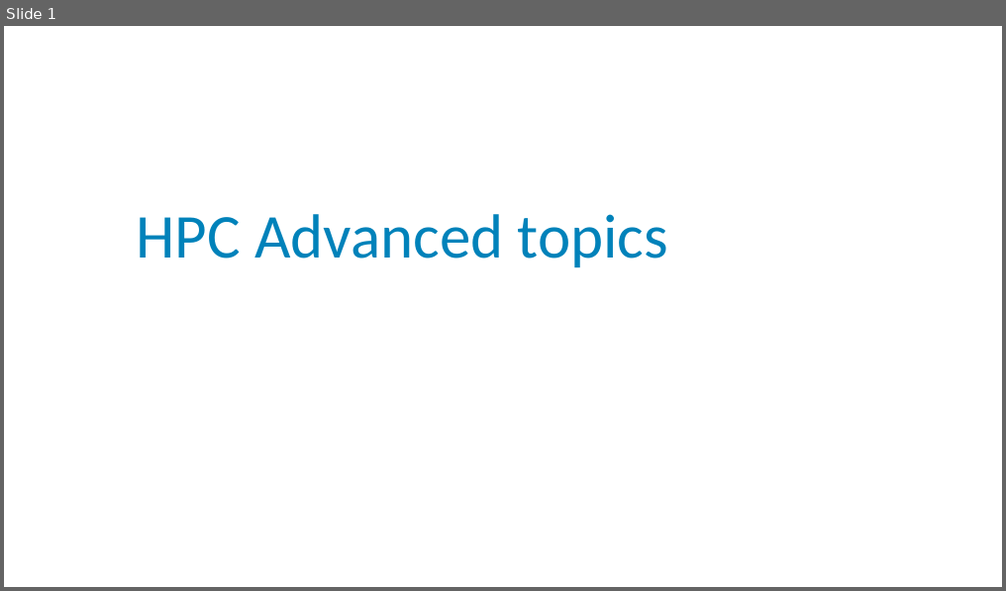
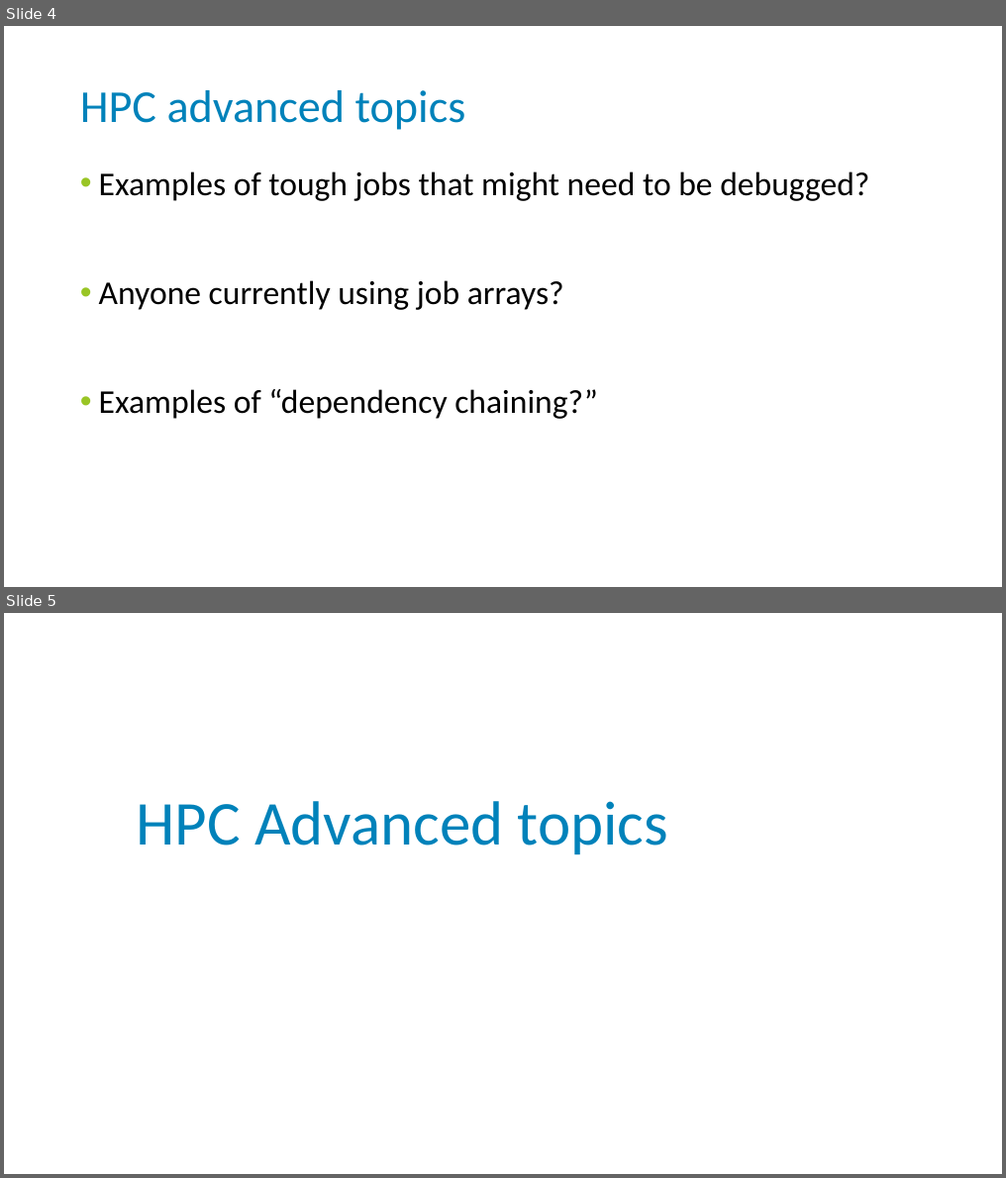
Before and after one commit to njdbickhart/HPCVEnvTutorial, a slide deck: virtualenv_snakemake_tutorial_2023_06_15.pptx. Shown one above the other, each under a label of ours: slide 1 before the commit, slides 4 and 5 after it. The pictures are 1006x591 and 1006x1178 pixels, drawn with LibreOffice and Linux fonts; fonts in the diff are those of the drawing; background and template pictures are left out. Boxes give left, top, right and bottom in pixels: in the first picture for what was removed or moved away, otherwise in the second. Text is boxed around its words. In the diff, an @@ line names an element or a change of style, - is before the commit and + after.

```diff
--- a/virtualenv_snakemake_tutorial_2023_06_15.pptx
+++ b/virtualenv_snakemake_tutorial_2023_06_15.pptx
@@ slide 4 added at [4,26,1002,587], background #FFFFFF @@
@@ title added at [80,90,466,130], 44 pt, text #0082BA @@
+HPC advanced topics
@@ text added at [99,172,869,419], 32 pt, text #000000 @@
+• Examples of tough jobs that might need to be debugged?
+• Anyone currently using job arrays?
+• Examples of “dependency chaining?”
@@ what was slide 1 is now slide 5 @@
```
Also in this commit, not shown: 1 slide changed, 15 other slides added, 10 other files.
